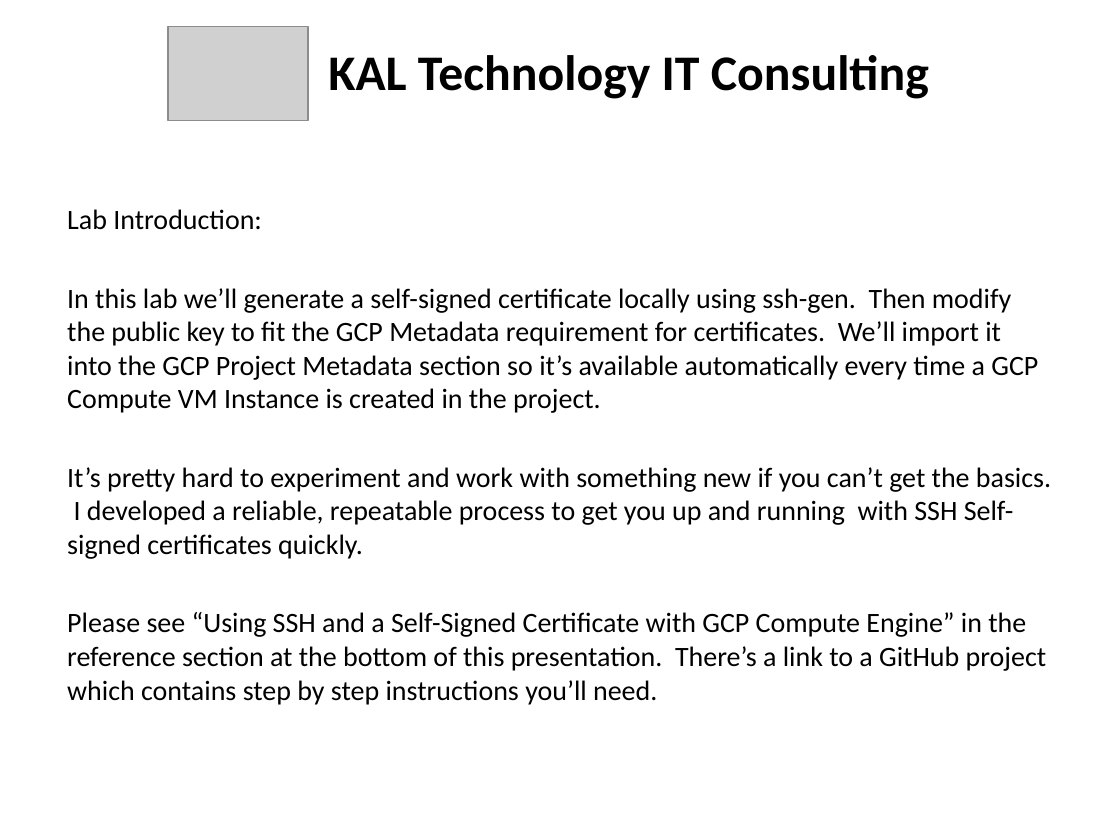
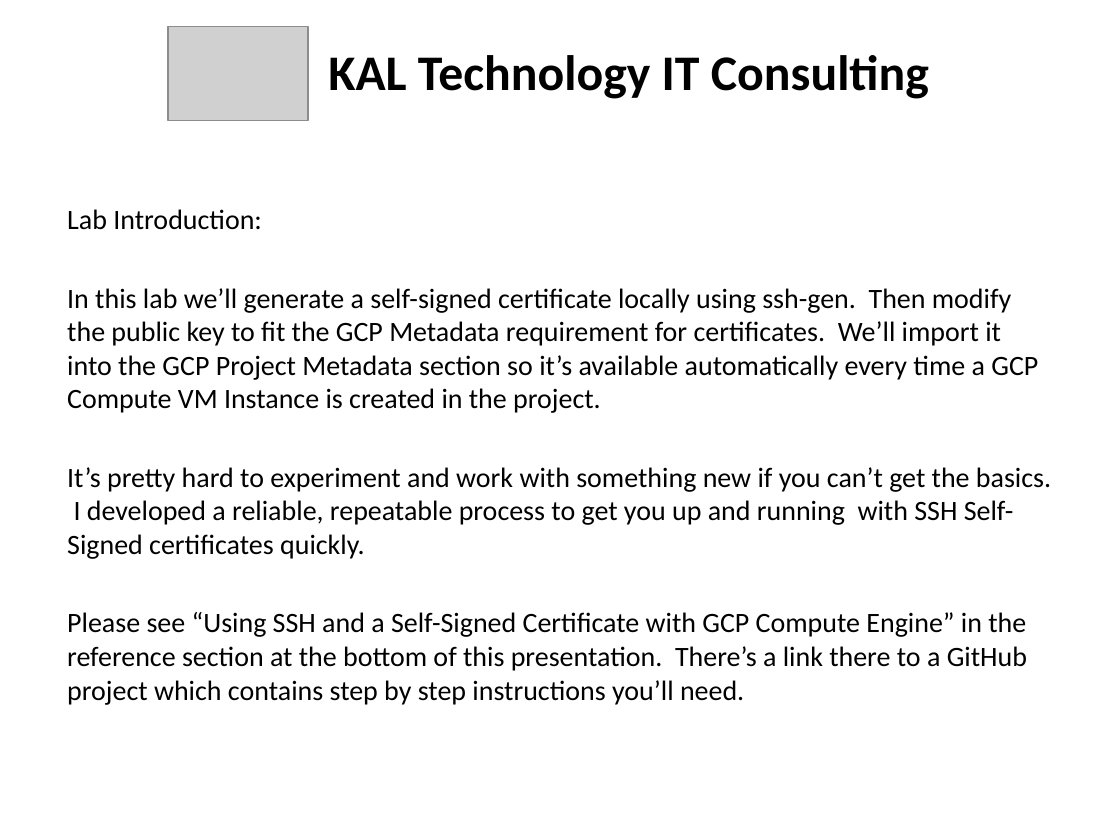
Before and after one commit to kskalvar/gcp-compute-ssh-self-signed-certificate, a slide deck: slide 3 of GCP Compute ssh Self-Signed-Certificate.pptx. Drawn at 1120x840 pixels with LibreOffice and Linux fonts; fonts in the diff are those of the drawing; grey boxes stand for pictures. Boxes give left, top, right and bottom in pixels: in the first picture for what was removed or moved away, otherwise in the second. Text is boxed around its words. In the diff, an @@ line names an element or a change of style, - is before the commit and + after.

```diff
--- a/GCP Compute ssh Self-Signed-Certificate.pptx
+++ b/GCP Compute ssh Self-Signed-Certificate.pptx
@@ text at (x1=67, y1=467, x2=1051, y2=705): text changed @@
-It’s pretty hard to experiment and work with something new if you can’t get the basics. I developed a reliable, repeatable process to get you up and running with SSH Self-signed certificates quickly.
-Please see “Using SSH and a Self-Signed Certificate with GCP Compute Engine” in the reference section at the bottom of this presentation. There’s a link to a GitHub project which contains step by step instructions you’ll need.
+It’s pretty hard to experiment and work with something new if you can’t get the basics. I developed a reliable, repeatable process to get you up and running with SSH Self-Signed certificates quickly.
+Please see “Using SSH and a Self-Signed Certificate with GCP Compute Engine” in the reference section at the bottom of this presentation. There’s a link there to a GitHub project which contains step by step instructions you’ll need.
```
Also in this commit, not shown: 2 other slides changed, 1 other file.
